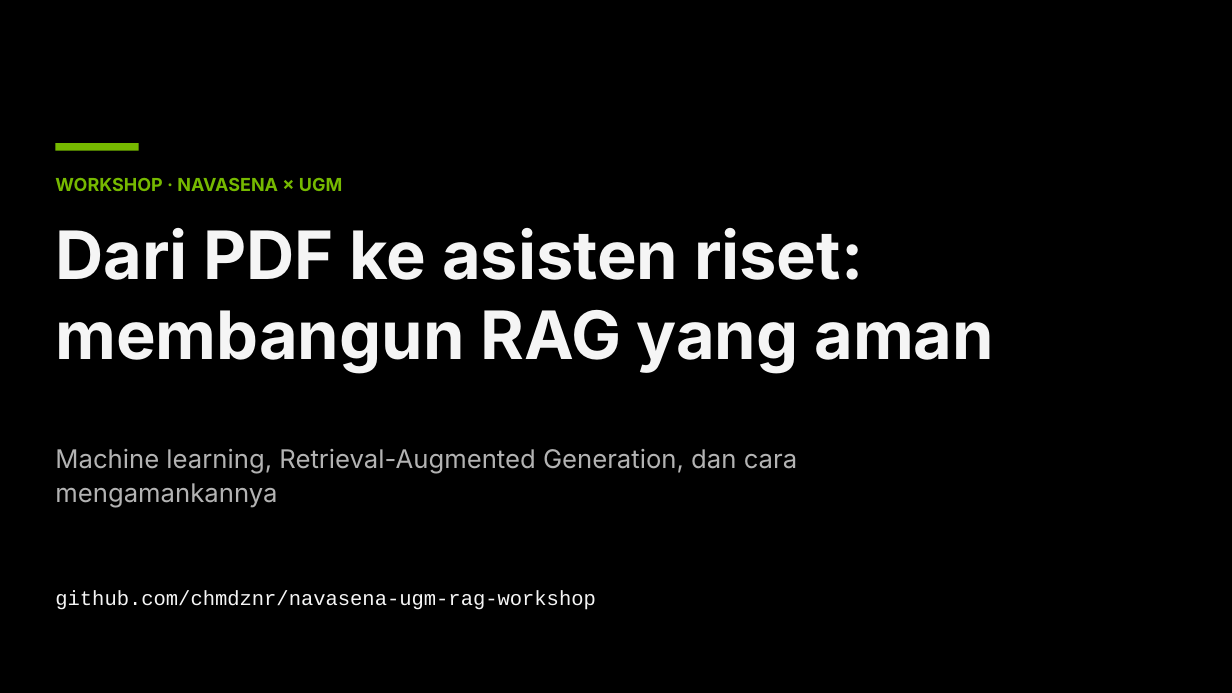
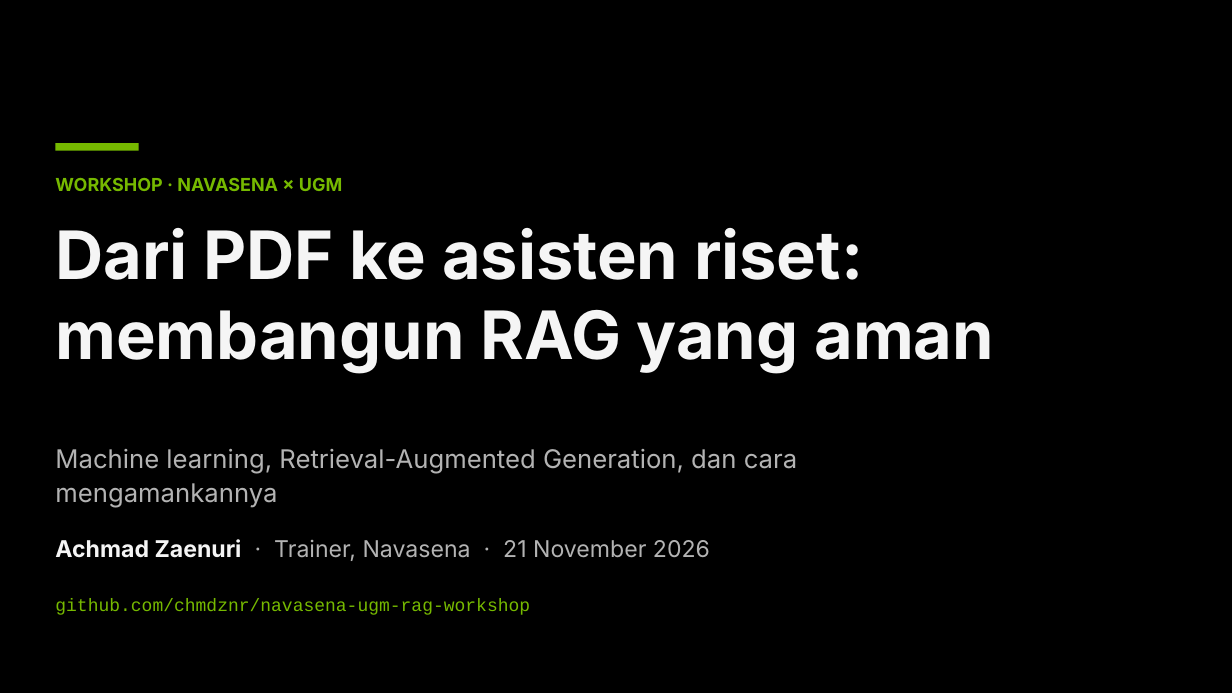
Before and after one commit to chmdznr/navasena-ugm-rag-workshop, a slide deck: slide 1 of slides/dist/Navasena_UGM_Workshop_RAG.pptx. Drawn at 1232x693 pixels with LibreOffice and Linux fonts; fonts in the diff are those of the drawing. Boxes give left, top, right and bottom in pixels: in the first picture for what was removed or moved away, otherwise in the second. Text is boxed around its words. In the diff, an @@ line names an element or a change of style, - is before the commit and + after.

```diff
--- a/slides/dist/Navasena_UGM_Workshop_RAG.pptx
+++ b/slides/dist/Navasena_UGM_Workshop_RAG.pptx
@@ text added at [55, 539, 710, 561], 18 pt, text #B3B3B3 @@
+Achmad Zaenuri · Trainer, Navasena · 21 November 2026
@@ text "github.com/chmdznr/navasena-ugm-rag-workshop": place and size @@
-text "github.com/chmdznr/navasena-ugm-rag-workshop" at [55, 590, 596, 610]
+text "github.com/chmdznr/navasena-ugm-rag-workshop" at [55, 599, 530, 615]
@@ text "github.com/chmdznr/navasena-ugm-rag-workshop" at [55, 599, 530, 615]: size 16 to 14 pt, text colour #F5F5F5 to #76B900 @@
```
Also in this commit, not shown: 33 other slides changed, 3 slides added, 2 slides removed, 33 other files.
